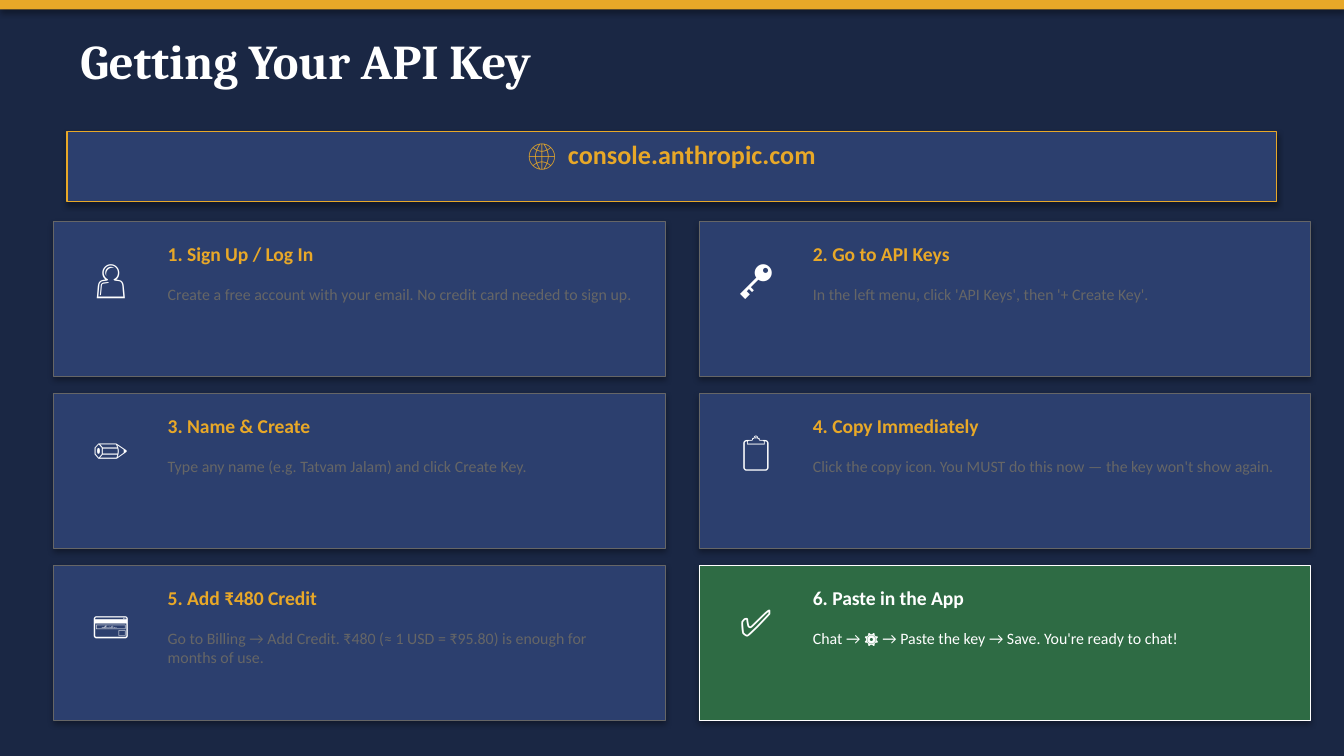
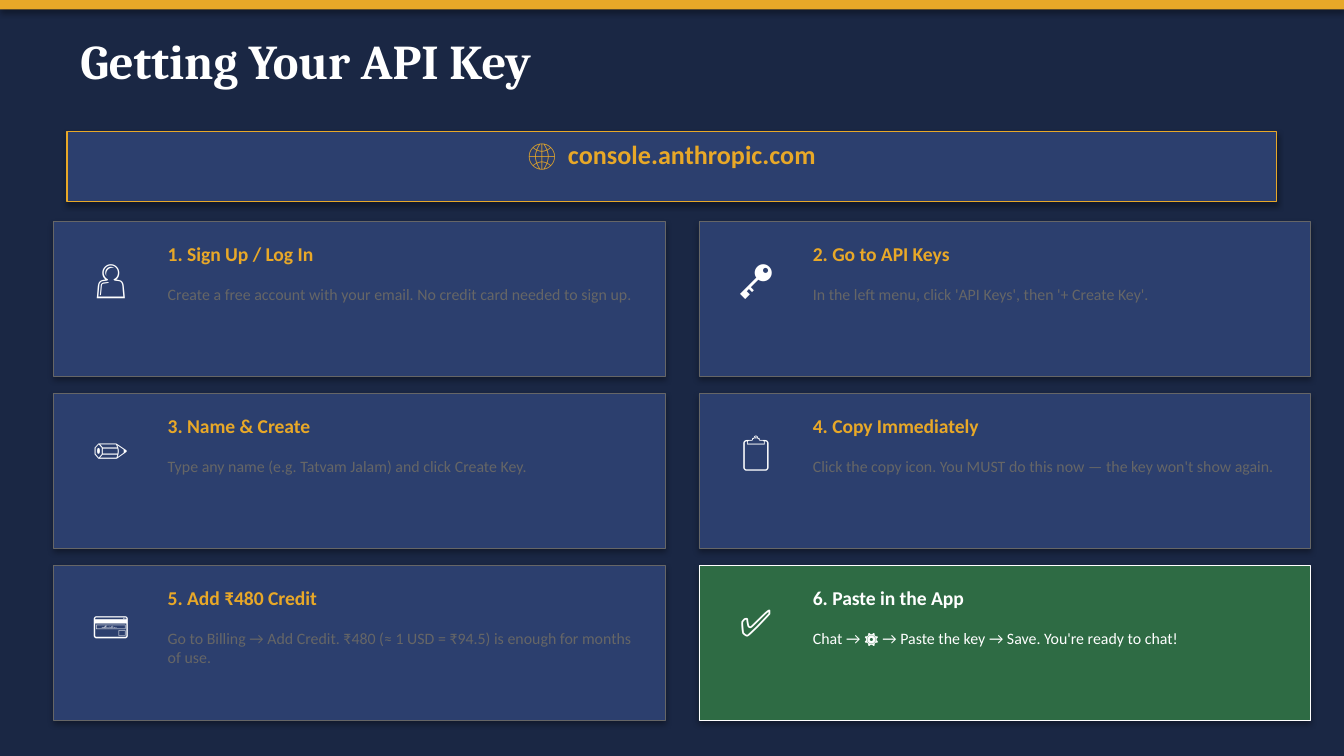
Before and after one commit to kvinayakpai/Bhagavadgita, a slide deck: slide 6 of Tatvam_Jalam_User_Guide.pptx. Drawn at 1344x756 pixels with LibreOffice and Linux fonts; fonts in the diff are those of the drawing. Boxes give left, top, right and bottom in pixels: in the first picture for what was removed or moved away, otherwise in the second. Text is boxed around its words. In the diff, an @@ line names an element or a change of style, - is before the commit and + after.

```diff
--- a/Tatvam_Jalam_User_Guide.pptx
+++ b/Tatvam_Jalam_User_Guide.pptx
@@ text at bbox=[168, 633, 631, 663]: text changed @@
-Go to Billing → Add Credit. ₹480 (≈ 1 USD = ₹95.80) is enough for months of use.
+Go to Billing → Add Credit. ₹480 (≈ 1 USD = ₹94.5) is enough for months of use.
```
Also in this commit, not shown: 7 other slides changed, 4 other files.
